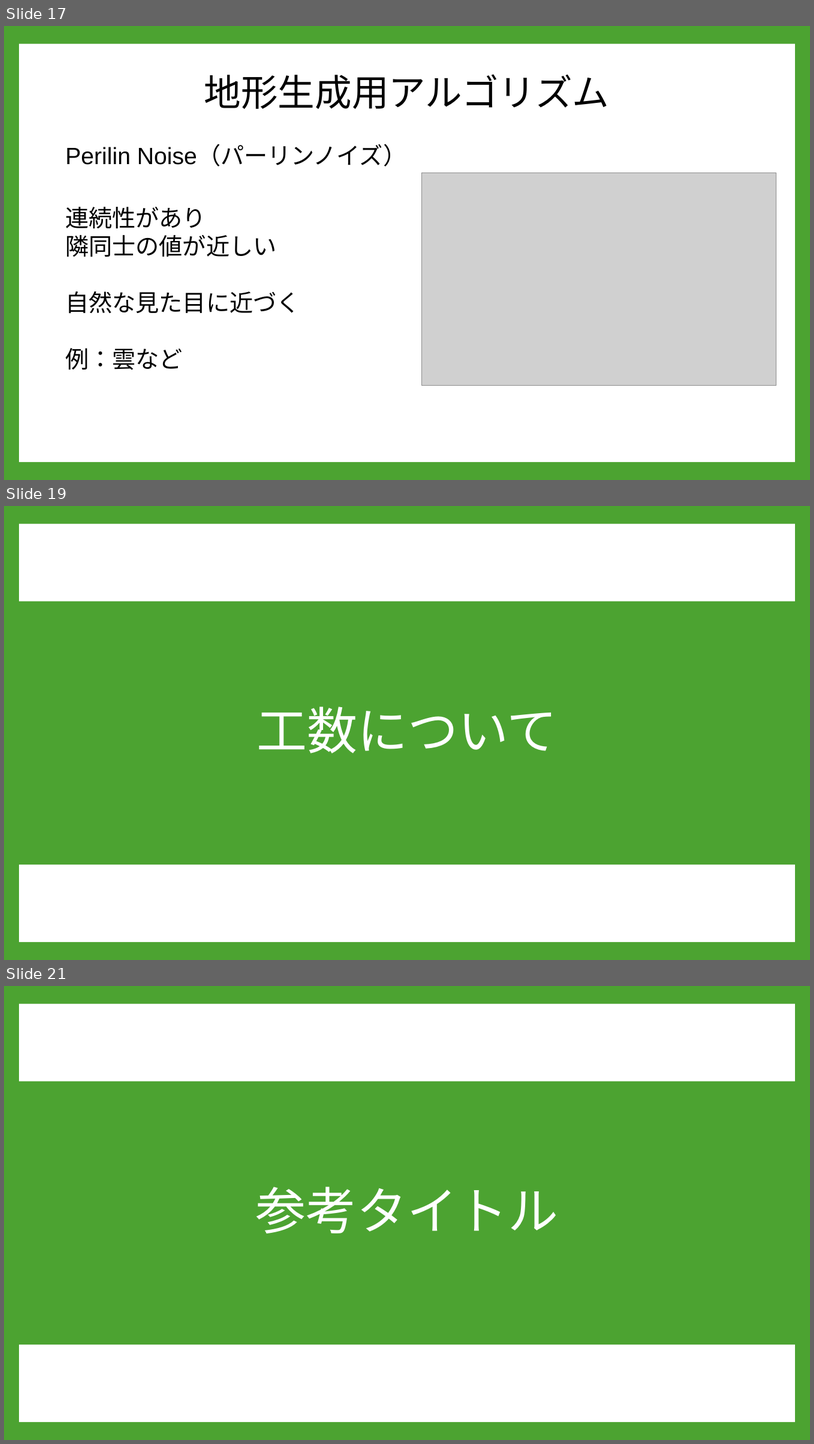
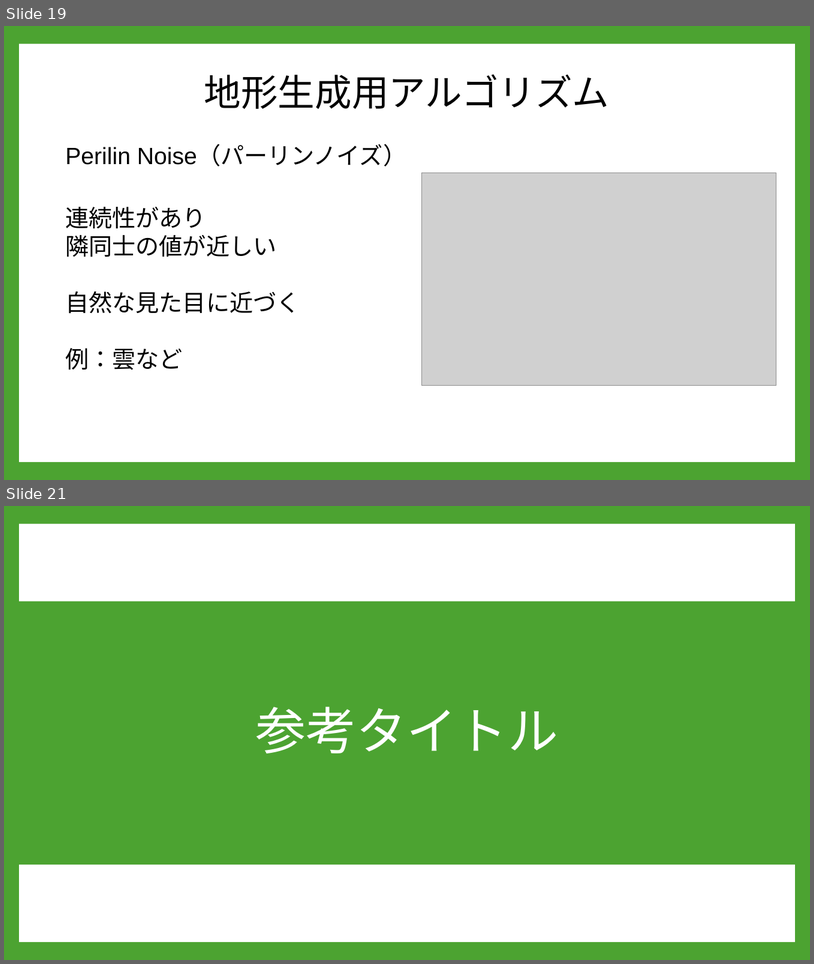
Before and after one commit to A23019/GC_A3_1, a slide deck: 企画/PowerPoint/REBASE_企画書.pptx. Shown one above the other, each under a label of ours: slides 17, 19 and 21 before the commit, slides 19 and 21 after it; the slides between them are not shown. The pictures are 814x1444 and 814x964 pixels, drawn with LibreOffice and Linux fonts; fonts in the diff are those of the drawing; grey boxes stand for pictures; background and template pictures are left out. Boxes give left, top, right and bottom in pixels: in the first picture for what was removed or moved away, otherwise in the second. Text is boxed around its words. In the diff, an @@ line names an element or a change of style, - is before the commit and + after.

```diff
--- a/企画/PowerPoint/REBASE_企画書.pptx
+++ b/企画/PowerPoint/REBASE_企画書.pptx
@@ slide 19 removed at [4,506,810,960], background #4CA331; not listed: 2 template elements that a slide beside it also shows @@
@@ title removed at [257,706,558,753] @@
-工数について
@@ what was slide 17 is now slide 19 @@
```
Also in this commit, not shown: 13 slides changed, 3 slides added, 1 other slide removed.
